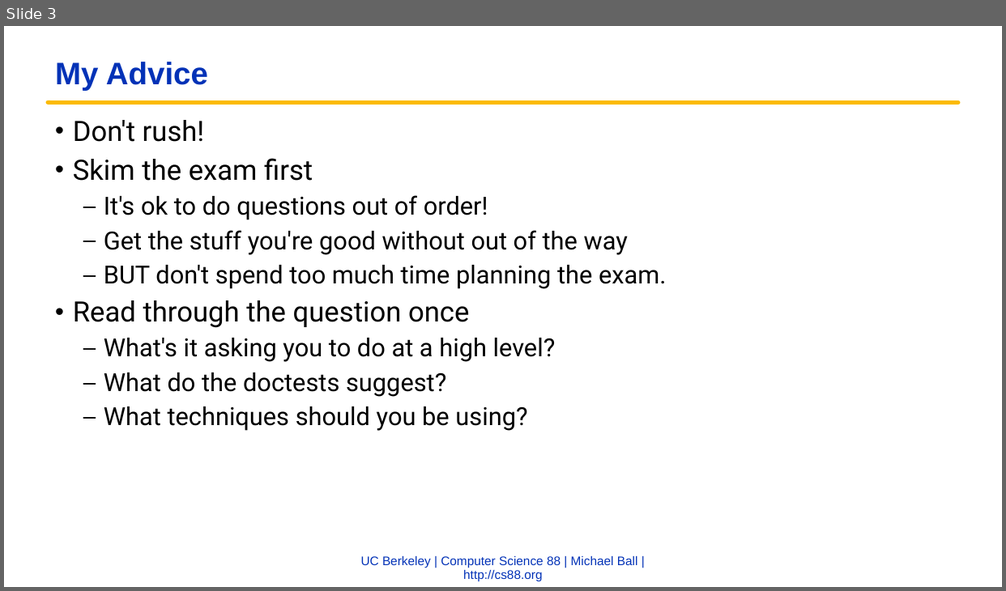
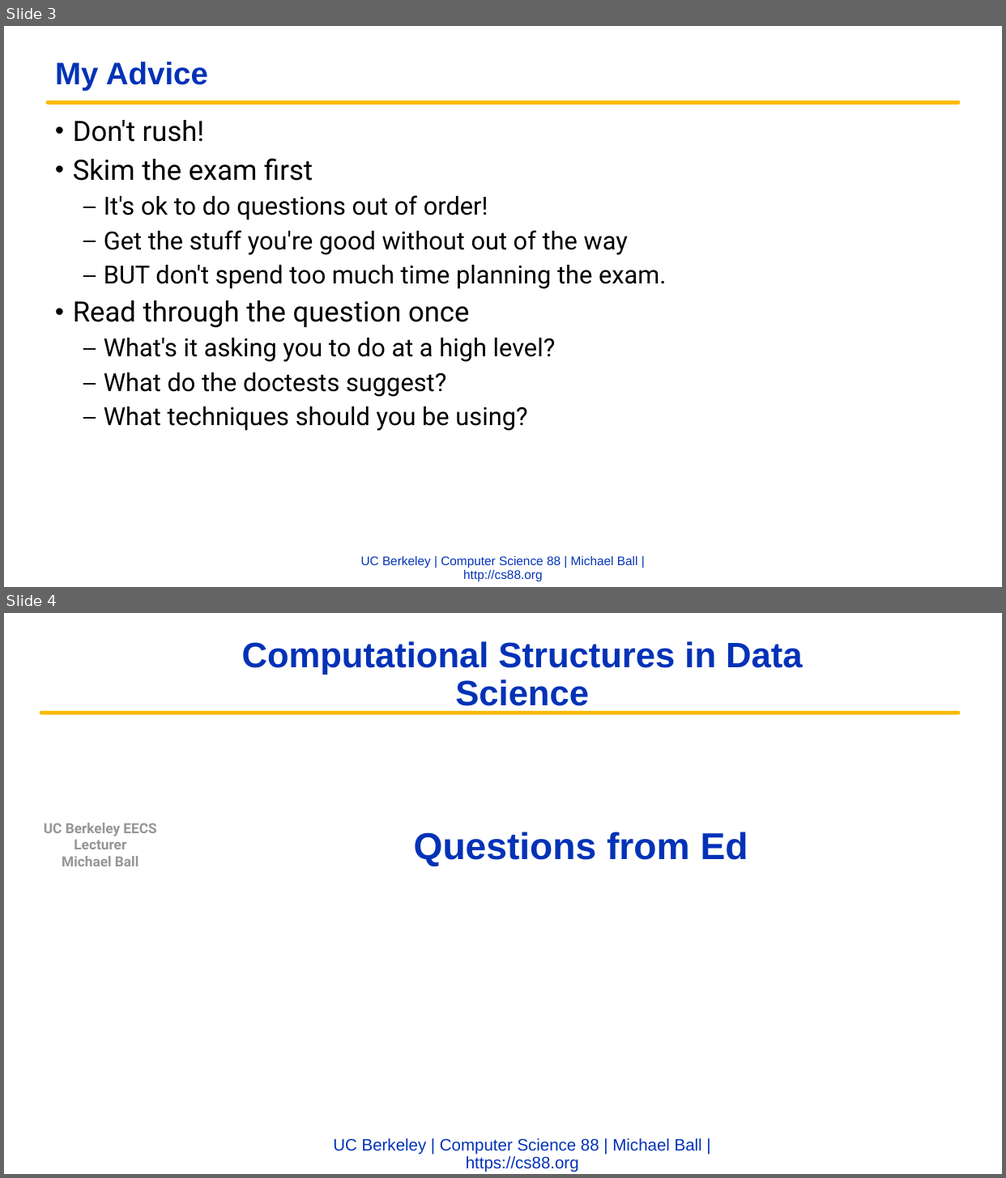
Before and after one commit to cs88-website/fa22, a slide deck: assets/slides/fa22/16-Midterm_Review.pptx. Shown one above the other, each under a label of ours: slide 3 before the commit, slides 3 and 4 after it. The pictures are 1006x591 and 1006x1178 pixels, drawn with LibreOffice and Linux fonts; fonts in the diff are those of the drawing; background and template pictures are left out. Boxes give left, top, right and bottom in pixels: in the first picture for what was removed or moved away, otherwise in the second. Text is boxed around its words. In the diff, an @@ line names an element or a change of style, - is before the commit and + after.

```diff
--- a/assets/slides/fa22/16-Midterm_Review.pptx
+++ b/assets/slides/fa22/16-Midterm_Review.pptx
@@ slide 4 added at [4,613,1002,1174], background #FFFFFF @@
@@ text added at [242,641,802,713], 34 pt, text #0332B7, bold @@
+Computational Structures in Data Science
@@ line added from (41, 713) to (958, 713), #FBBA03 3.75 pt @@
@@ text added at [44,823,156,867], 13.5 pt, text #969696, bold @@
+UC Berkeley EECS
+Lecturer
+Michael Ball
@@ title added at [414,832,748,867], 36 pt, text #0332B7, bold @@
+Questions from Ed
@@ text added at [333,1139,702,1173], 16 pt, text #0332B7 @@
+UC Berkeley | Computer Science 88 | Michael Ball | https://cs88.org
```
Also in this commit, not shown: 1 slide changed, 1 other slide added, 2 other files.
